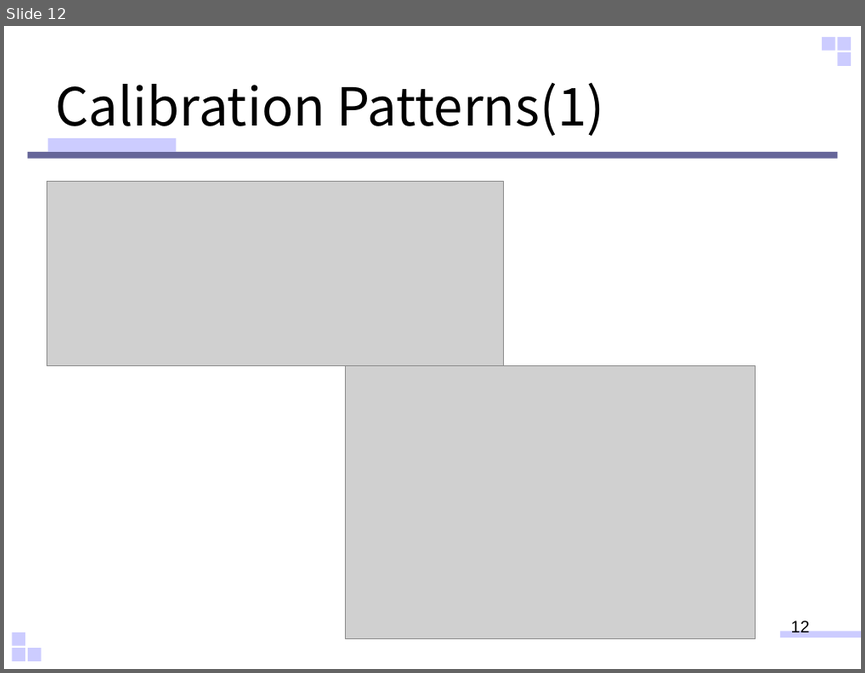
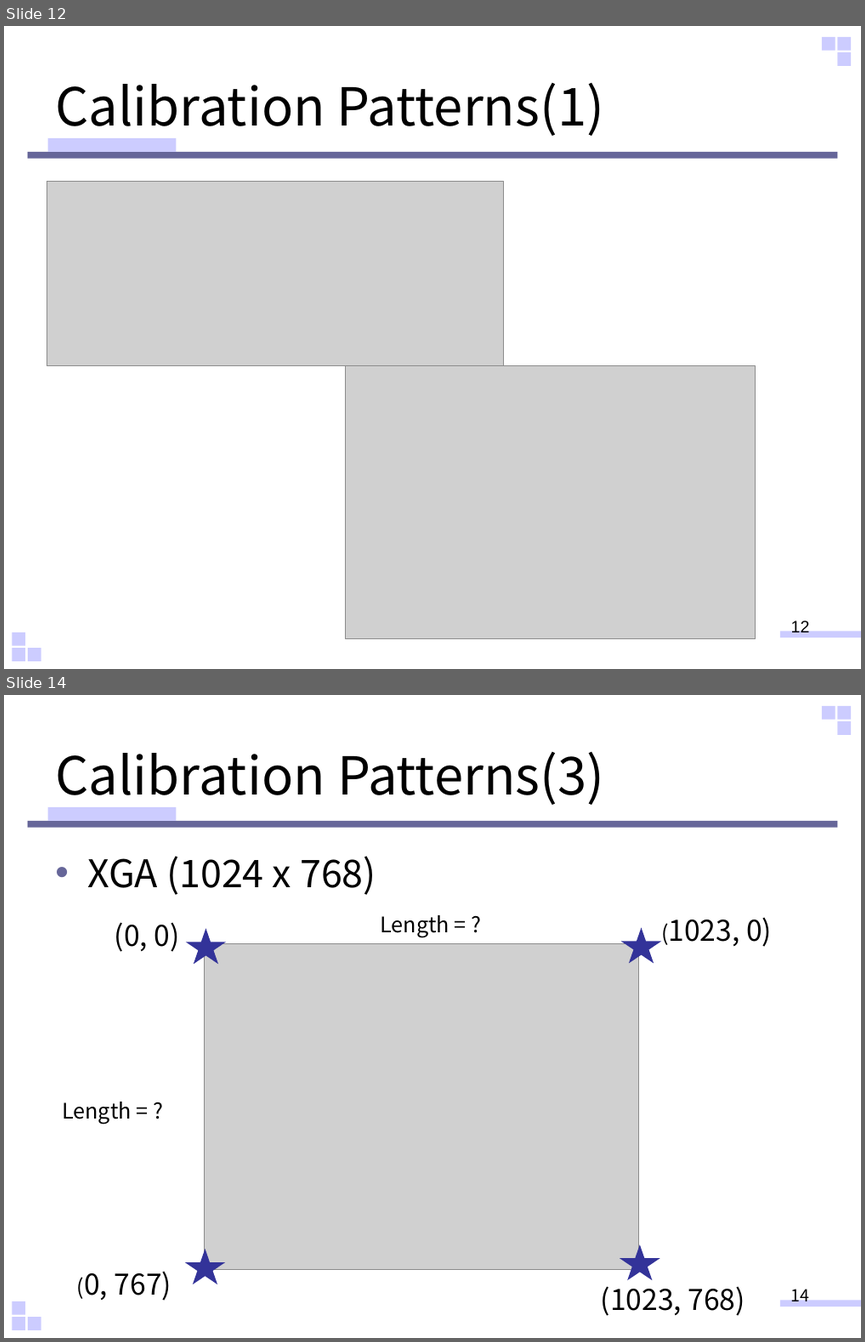
Before and after one commit to sho-hama/Human_Interface, a slide deck: HI_hamana.pptx. Shown one above the other, each under a label of ours: slide 12 before the commit, slides 12 and 14 after it; the slides between them are not shown. The pictures are 865x673 and 865x1342 pixels, drawn with LibreOffice and Linux fonts; fonts in the diff are those of the drawing; grey boxes stand for pictures. Boxes give left, top, right and bottom in pixels: in the first picture for what was removed or moved away, otherwise in the second. Text is boxed around its words. In the diff, an @@ line names an element or a change of style, - is before the commit and + after.

```diff
--- a/HI_hamana.pptx
+++ b/HI_hamana.pptx
@@ slide 14 added at (4,695,861,1338), background #FFFFFF; not listed: 9 template elements that a slide beside it also shows @@
@@ title added at (55,752,604,808), 44 pt, text #000000 @@
+Calibration Patterns(3)
@@ text added at (87,856,376,895), 32 pt, text #000000 @@
+• XGA (1024 x 768)
@@ text added at (114,922,180,952), 24 pt, text #000000 @@
+(0, 0)
@@ text added at (381,915,450,938), 18 pt, text #000000 @@
+Length = ?
@@ text added at (669,917,772,947), 24 pt, text #000000 @@
+(1023, 0)
@@ star added at (188,930,224,962), fill #333399, outline #333399 1 pt @@
@@ rectangle added at (205,945,638,1267), fill #D9D9D9, outline #8AA6A8 1 pt @@
@@ picture added at (205,943,638,1269) @@
@@ star added at (623,929,659,961), fill #333399, outline #333399 1 pt @@
@@ text added at (62,1101,132,1123), 18 pt, text #000000 @@
+Length = ?
@@ star added at (187,1250,223,1282), fill #333399, outline #333399 1 pt @@
@@ star added at (622,1246,658,1278), fill #333399, outline #333399 1 pt @@
@@ text added at (84,1270,171,1300), 24 pt, text #000000 @@
+(0, 767)
@@ text added at (601,1286,745,1315), 24 pt, text #000000 @@
+(1023, 768)
@@ page number added at (791,1288,810,1305), 14 pt, text #000000 @@
+14
```
Also in this commit, not shown: 4 slides changed.
